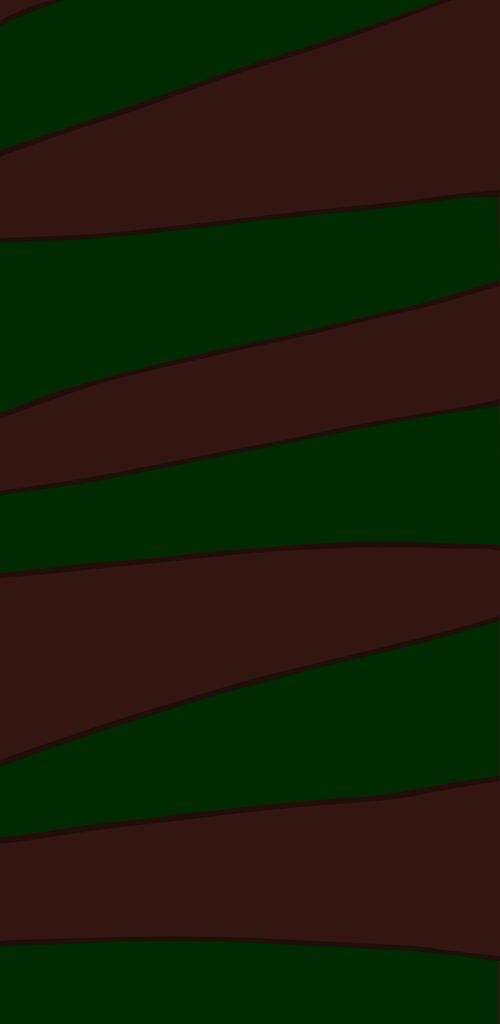
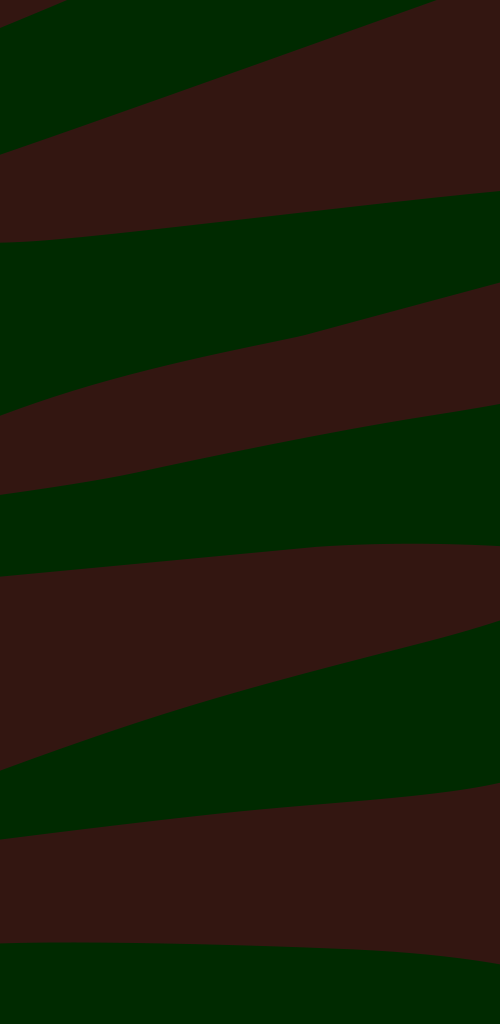
Layers edited between the first and the second w=500, h=1024 image:
painted on "Vector Smart Object" over <box>0,0,500,1024</box>
